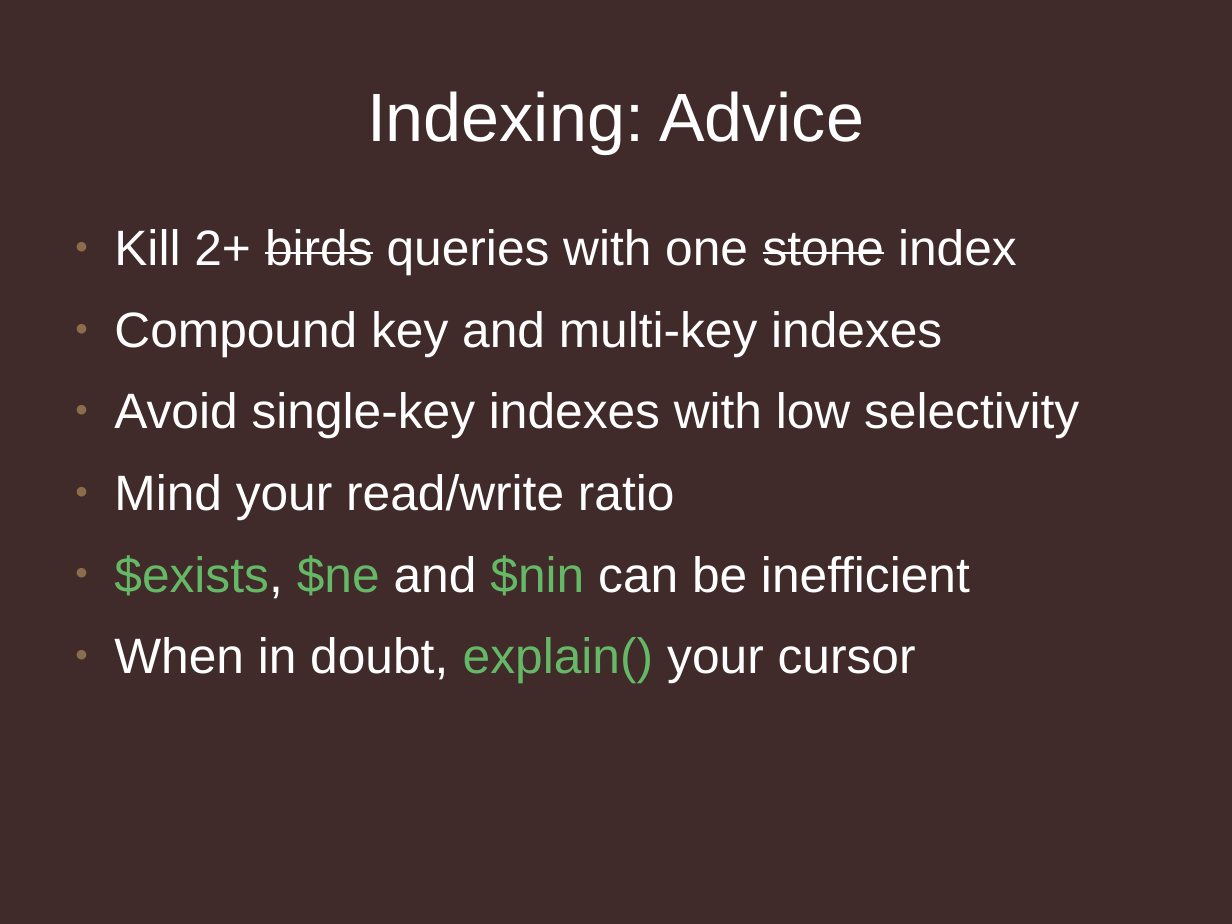
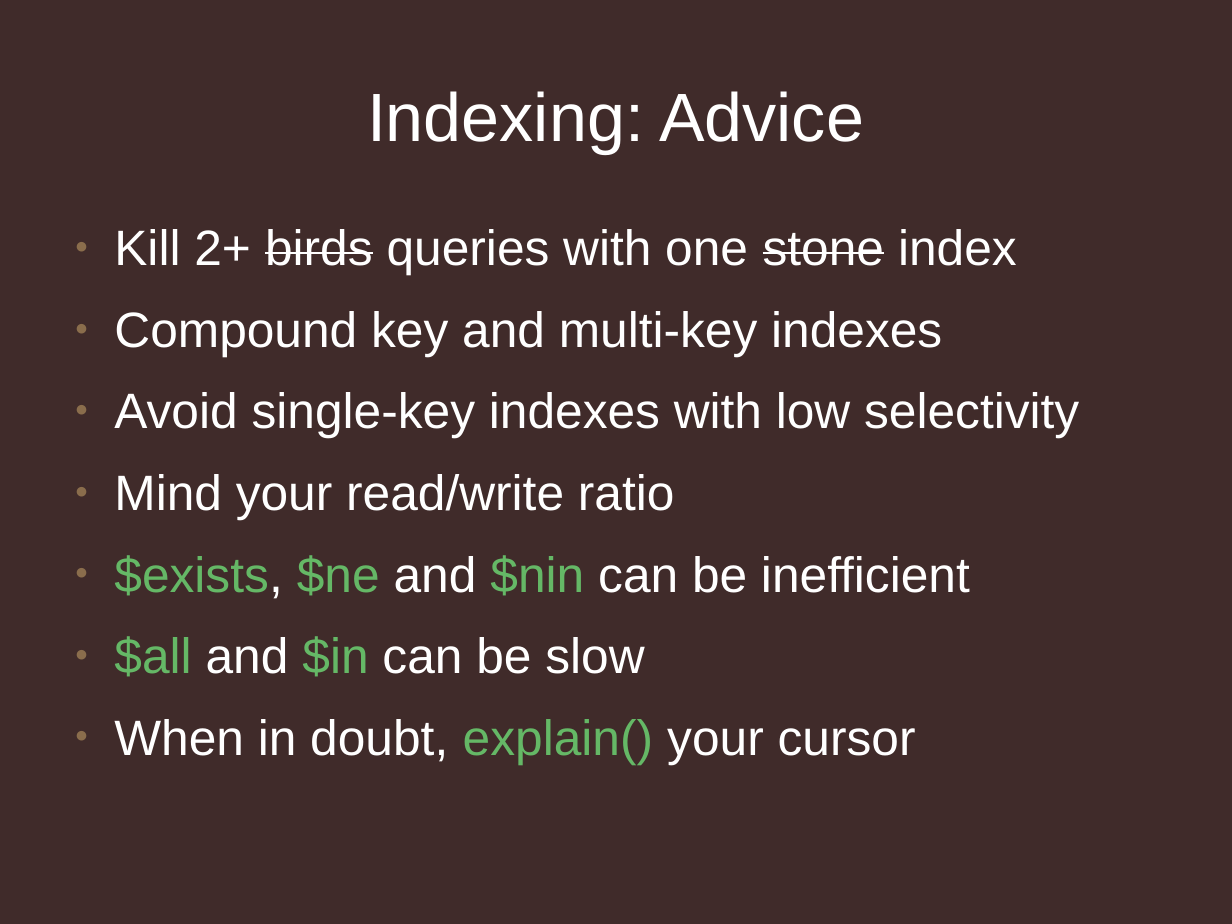
Before and after one commit to jmikola/slides, a slide deck: slide 22 of 20120607-symfony_live/mongodb/using_mongodb_responsibly.odp. Drawn at 1232x924 pixels with LibreOffice and Linux fonts; fonts in the diff are those of the drawing; background and template pictures are left out. Boxes give left, top, right and bottom in pixels: in the first picture for what was removed or moved away, otherwise in the second. Text is boxed around its words. In the diff, an @@ line names an element or a change of style, - is before the commit and + after.

```diff
--- a/20120607-symfony_live/mongodb/using_mongodb_responsibly.odp
+++ b/20120607-symfony_live/mongodb/using_mongodb_responsibly.odp
@@ text at (114,636,644,677): paragraph added @@
+● $all and $in can be slow
```
Also in this commit, not shown: 10 other slides changed, 1 other file.
